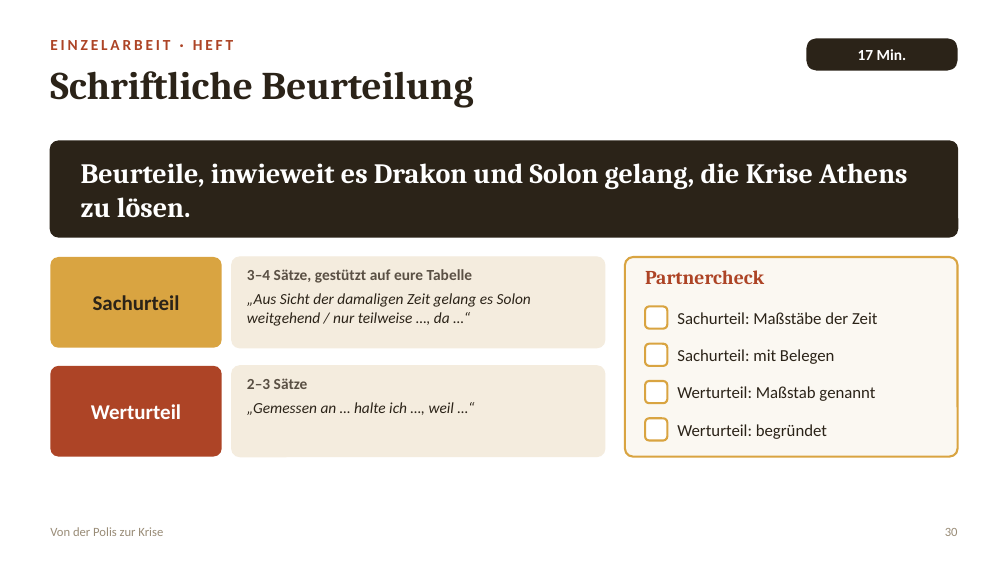
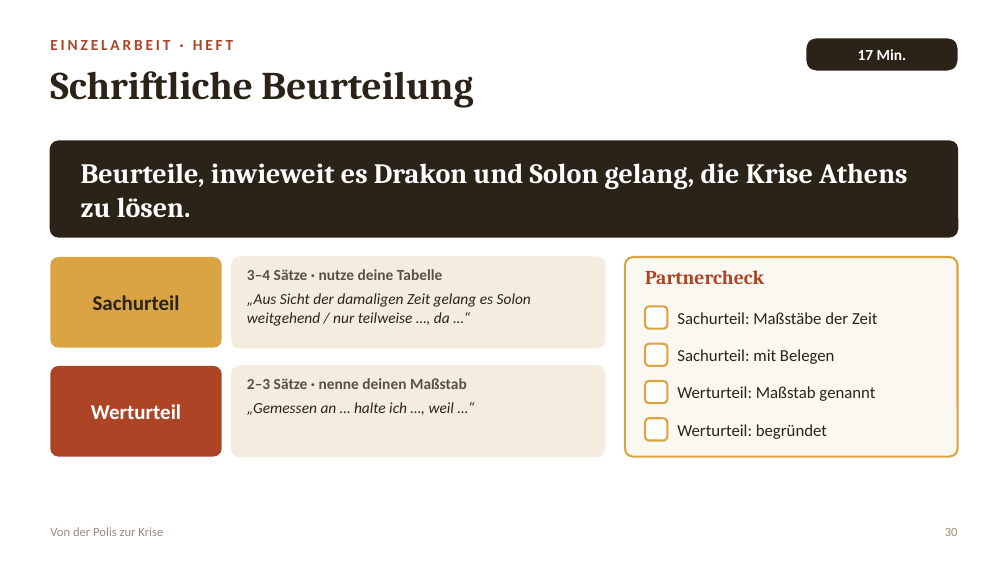
Before and after one commit to golzkonstantin-gif/Schule, a slide deck: slide 30 of Geschichte_11/Doppelstunde_Solon/Folien_Doppelstunde_Drakon_Solon.pptx. Drawn at 1008x567 pixels with LibreOffice and Linux fonts; fonts in the diff are those of the drawing. Boxes give left, top, right and bottom in pixels: in the first picture for what was removed or moved away, otherwise in the second. Text is boxed around its words. In the diff, an @@ line names an element or a change of style, - is before the commit and + after.

```diff
--- a/Geschichte_11/Doppelstunde_Solon/Folien_Doppelstunde_Drakon_Solon.pptx
+++ b/Geschichte_11/Doppelstunde_Solon/Folien_Doppelstunde_Drakon_Solon.pptx
@@ text at (247,269,442,280): text changed @@
-3–4 Sätze, gestützt auf eure Tabelle
+3–4 Sätze · nutze deine Tabelle
@@ text at (247,378,467,389): text changed @@
-2–3 Sätze
+2–3 Sätze · nenne deinen Maßstab
```
Also in this commit, not shown: 9 other slides changed.
